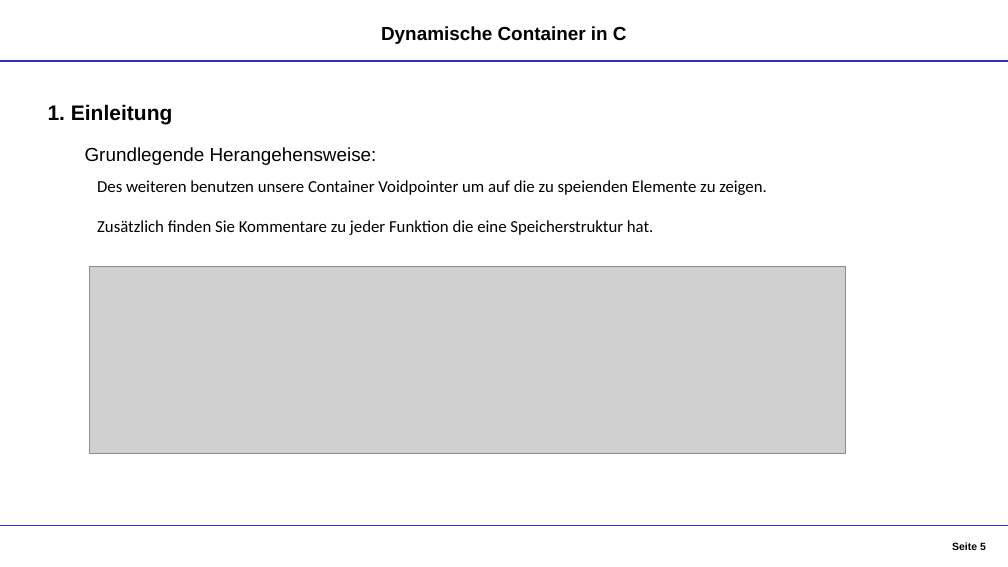
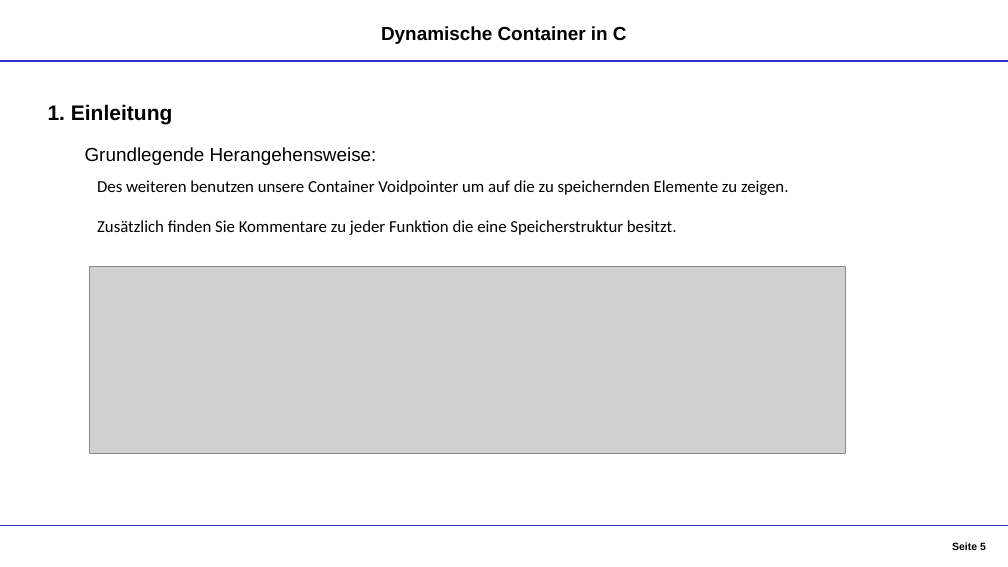
Before and after one commit to DennisGoss99/InPr_DynamicCollections, a slide deck: slide 5 of Dokumentation/Container - Präsentation.pptx. Drawn at 1008x567 pixels with LibreOffice and Linux fonts; fonts in the diff are those of the drawing; grey boxes stand for pictures. Boxes give left, top, right and bottom in pixels: in the first picture for what was removed or moved away, otherwise in the second. Text is boxed around its words. In the diff, an @@ line names an element or a change of style, - is before the commit and + after.

```diff
--- a/Dokumentation/Container - Präsentation.pptx
+++ b/Dokumentation/Container - Präsentation.pptx
@@ text at box(97, 180, 789, 235): text changed @@
-Des weiteren benutzen unsere Container Voidpointer um auf die zu speienden Elemente zu zeigen.
-Zusätzlich finden Sie Kommentare zu jeder Funktion die eine Speicherstruktur hat.
+Des weiteren benutzen unsere Container Voidpointer um auf die zu speichernden Elemente zu zeigen.
+Zusätzlich finden Sie Kommentare zu jeder Funktion die eine Speicherstruktur besitzt.
```
Also in this commit, not shown: 9 other slides changed.
